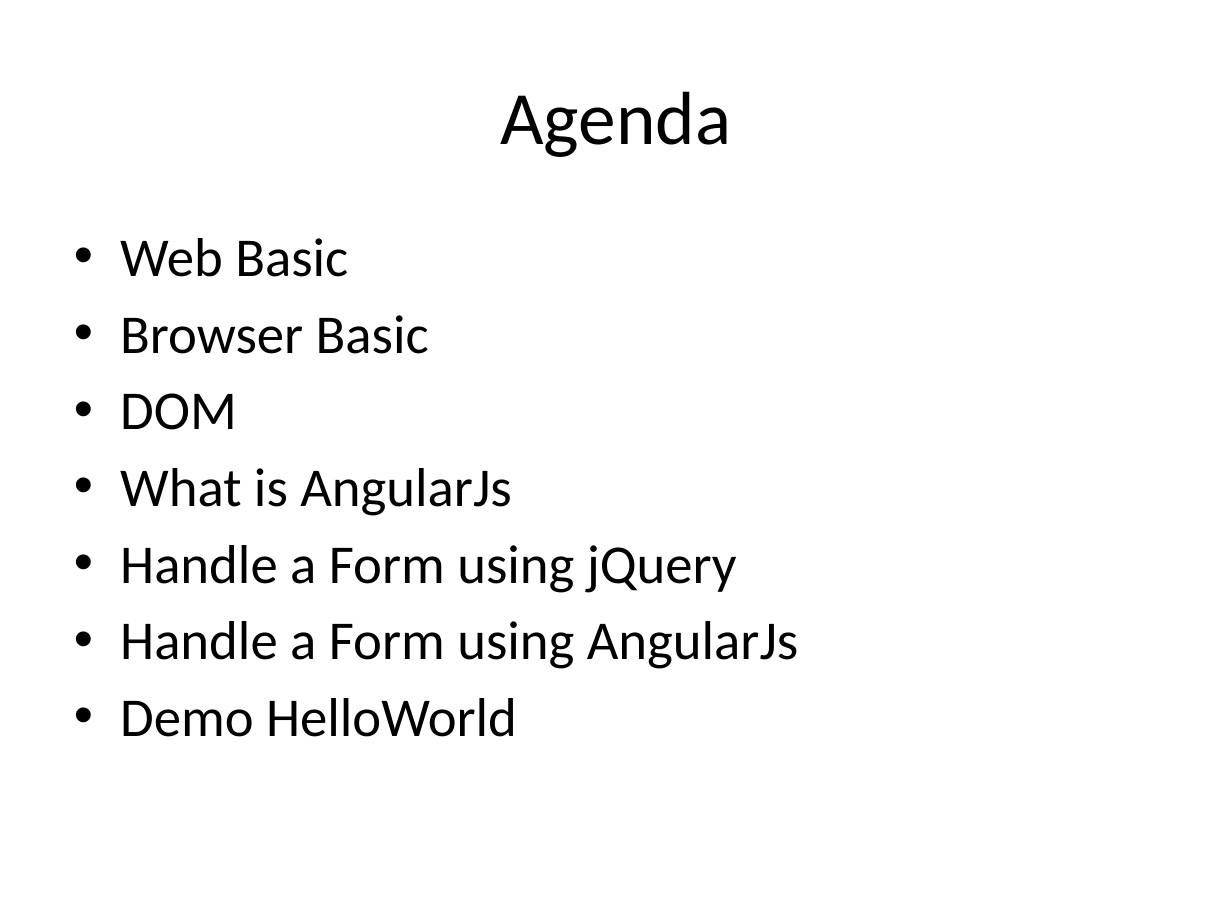
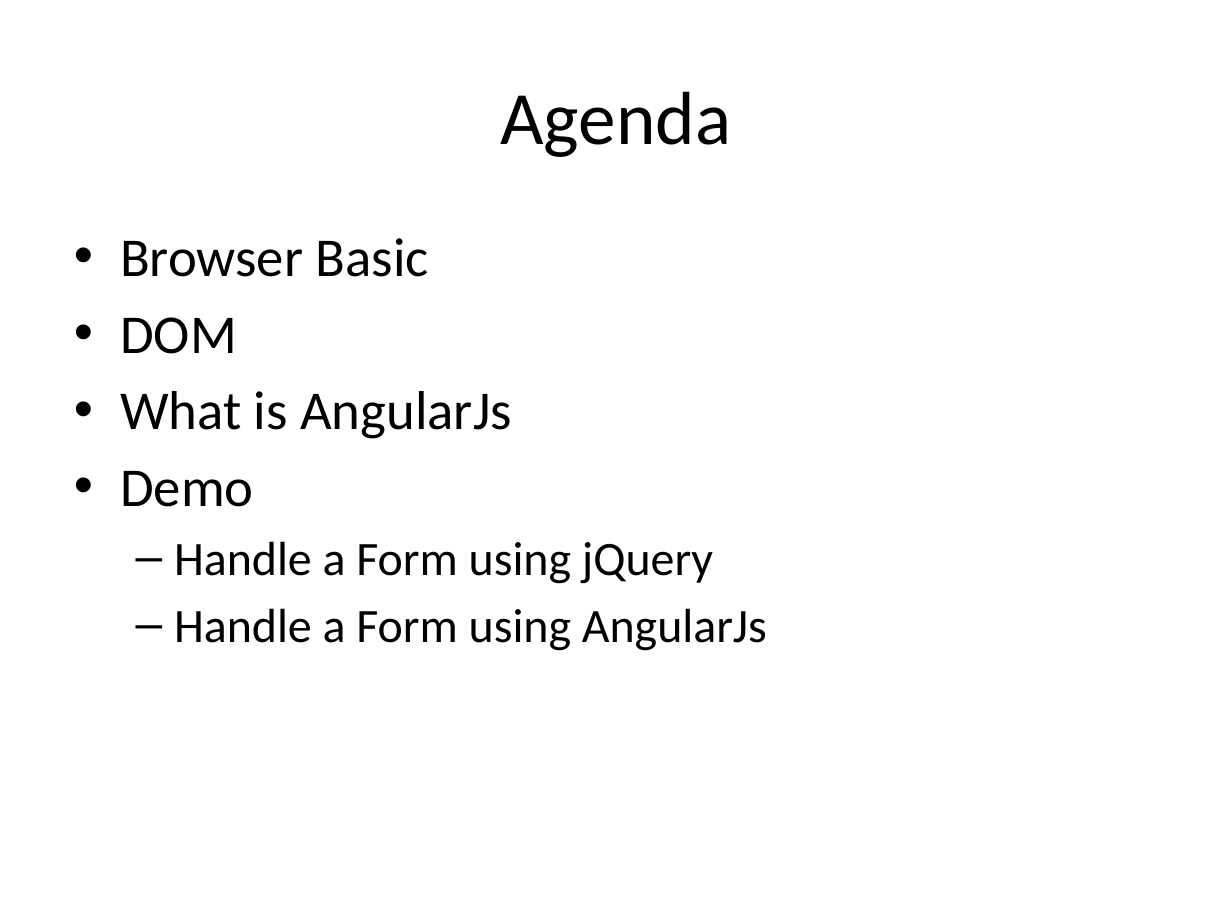
Before and after one commit to tasnim-reza/angularjs-class, a slide deck: slide 2 of class-2-Basic AngularJs/slides/basic angularjs.pptx. Drawn at 1232x924 pixels with LibreOffice and Linux fonts; fonts in the diff are those of the drawing. Boxes give left, top, right and bottom in pixels: in the first picture for what was removed or moved away, otherwise in the second. Text is boxed around its words. In the diff, an @@ line names an element or a change of style, - is before the commit and + after.

```diff
--- a/class-2-Basic AngularJs/slides/basic angularjs.pptx
+++ b/class-2-Basic AngularJs/slides/basic angularjs.pptx
@@ text at (120, 238, 348, 277): paragraph removed @@
-• Web Basic
@@ text at (120, 471, 254, 507): paragraph added @@
+• Demo
@@ text at (174, 541, 767, 651): size 32 to 28 pt in "Handle a Form using jQuery", "Handle a Form using AngularJs"; bullet • to –; list level 1 to 2 in "Handle a Form using jQuery"; list level 1 to 2 in "Handle a Form using AngularJs" @@
@@ text at (120, 698, 517, 737): paragraph removed @@
-• Demo HelloWorld
```
Also in this commit, not shown: 1 other slide changed, 8 slides added, 10 other files.
